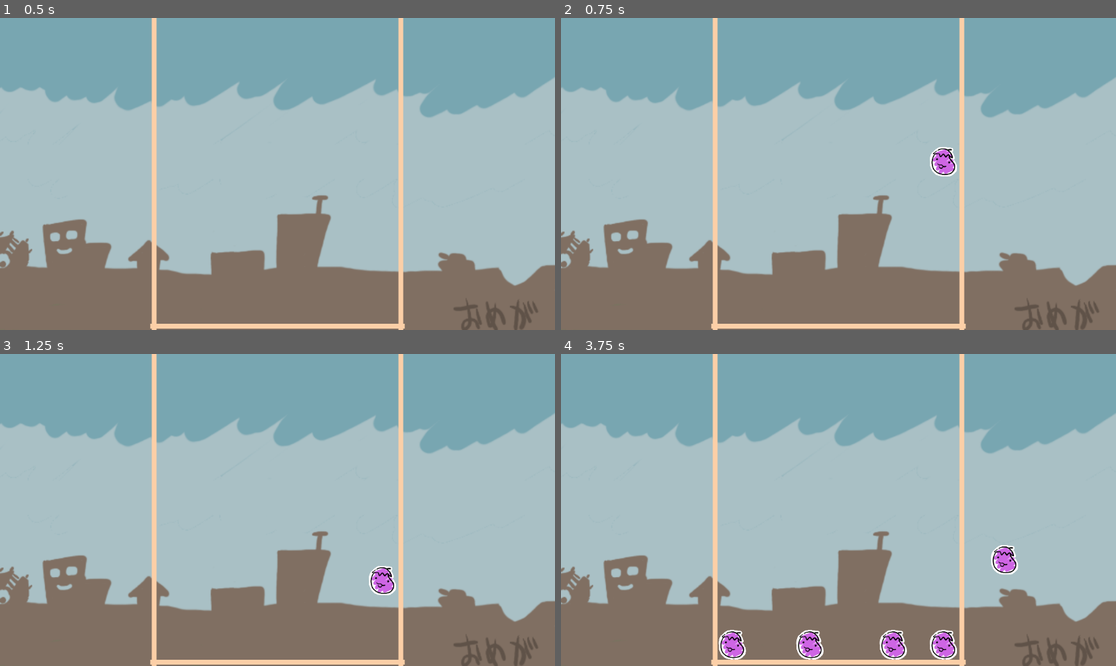
Above: before the commit, frames 1-4 (two rows, left to right).
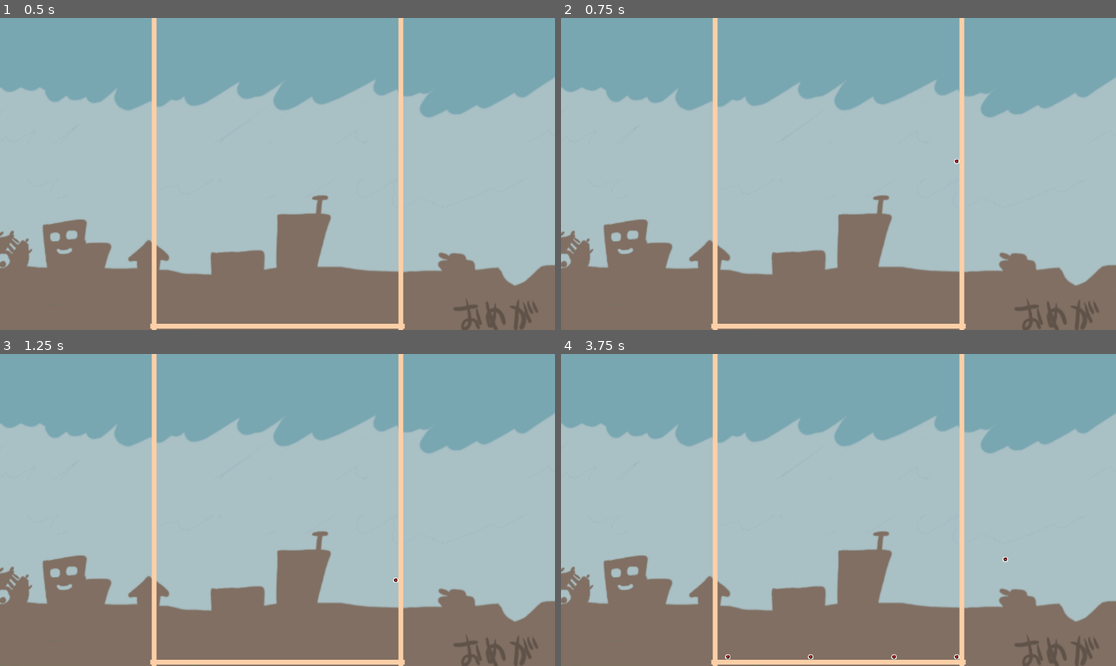
Above: after the commit, the same moments.

Repository: syun77/gd_suikagame
Game: Godot game, scene res://Main.tscn
Same seed, same stepped clock (60 frames per second), same inputs: the game is played once before the commit and once after it.
Inputs (mouse positions are in pixels of both pictures, inside the frame that each line leads up to):
- Up to frame 1 (0.5 s): no input
- Up to frame 2 (0.75 s): tap Enter at 0.5 s; move the mouse to (960, 158) at 0.52 s; click (960, 158) at 0.6 s
- Up to frame 3 (1.25 s): no input
- Up to frame 4 (3.75 s): move the mouse to (727, 525) at 1.27 s; click (727, 525) at 1.35 s; move the mouse to (894, 441) at 2.02 s; click (894, 441) at 2.1 s; move the mouse to (810, 572) at 2.77 s; click (810, 572) at 2.85 s; move the mouse to (1005, 556) at 3.52 s; click (1005, 556) at 3.6 s

Frame 1 is identical in both runs. In frame 2, 0.4% of the frame differs, in the area x 66-72%, y 41-51%; in frame 3, 0.4%; in frame 4, 1.9%, in the area x 28-83%, y 61-98%.

Commit message:
フルーツの合体をひとまず実装

Diff:
--- a/gd_suikagame/Fruit.gd
+++ /dev/null
@@ -1,47 +0,0 @@
-extends RigidBody2D
-# -----------------------------------------------
-# フルーツオブジェクト.
-# -----------------------------------------------
-class_name Fruit
-
-# -----------------------------------------------
-# const.
-# -----------------------------------------------
-const TIMER_HIT = 0.5 # ヒット時の点滅時間.
-
-# -----------------------------------------------
-# onready.
-# -----------------------------------------------
-@onready var _spr = $Sprite
-
-# -----------------------------------------------
-# var.
-# -----------------------------------------------
-var _hit_timer = 0.0 # 衝突タイマー.
-
-# -----------------------------------------------
-# private functions.
-# -----------------------------------------------
-## 開始.
-func _ready() -> void:
-	pass
-
-## 更新.
-func _physics_process(delta: float) -> void:
-	_spr.modulate = Color.WHITE
-	if _hit_timer > 0:
-		# ヒット点滅.
-		var rate = 1 - (_hit_timer / TIMER_HIT)
-		_hit_timer -= delta
-		var color = Color.RED
-		_spr.modulate = color.lerp(Color.WHITE, rate)
-
-# -----------------------------------------------
-# signal.
-# -----------------------------------------------
-
-## 他の剛体と衝突した.
-func _on_body_entered(body: Node) -> void:
-	if body is Fruit:
-		# フルーツとヒットした.
-		_hit_timer = TIMER_HIT
--- a/gd_suikagame/Main.gd
+++ b/gd_suikagame/Main.gd
@@ -1,9 +1,12 @@
 extends Node2D
+# ===============================================
+# メインシーン.
+# ===============================================
 
 # -----------------------------------------------
 # const.
 # -----------------------------------------------
-const FRUIT_OBJ = preload("res://Fruit.tscn")
+const FRUIT_OBJ = preload("res://src/fruit/Fruit.tscn")
 
 # -----------------------------------------------
 # onready.
@@ -13,9 +16,18 @@
 # -----------------------------------------------
 # private function.
 # -----------------------------------------------
+## 開始.
+func _ready() -> void:
+	var layers = {
+		"fruit": _fruit_layer,
+	}
+	# セットアップ.
+	Common.setup(layers)
+
 ## 更新.
 func _process(delta: float) -> void:
 	if Input.is_action_just_pressed("click"):
-		var fruit = FRUIT_OBJ.instantiate()
+		#var fruit = FRUIT_OBJ.instantiate()
+		var fruit = Common.create_fruit(Fruit.eFruit.BULLET)
 		fruit.position = get_global_mouse_position()
 		_fruit_layer.add_child(fruit)
--- a/gd_suikagame/Main.tscn
+++ b/gd_suikagame/Main.tscn
@@ -1,8 +1,8 @@
 [gd_scene load_steps=4 format=3 uid="uid://ma78kqfw7f7"]
 
-[ext_resource type="PackedScene" uid="uid://bl0fa1266u1ui" path="res://Wall.tscn" id="1_oijm6"]
+[ext_resource type="PackedScene" uid="uid://bl0fa1266u1ui" path="res://src/Wall.tscn" id="1_oijm6"]
 [ext_resource type="Script" path="res://Main.gd" id="1_pv48b"]
-[ext_resource type="Texture2D" uid="uid://dxslapi3n2boa" path="res://assets/images/bg.png" id="2_k5l3r"]
+[ext_resource type="Texture2D" uid="uid://86dds1ju85p4" path="res://assets/images/bg.png" id="2_k5l3r"]
 
 [node name="Main" type="Node2D"]
 script = ExtResource("1_pv48b")
--- a/gd_suikagame/project.godot
+++ b/gd_suikagame/project.godot
@@ -15,6 +15,10 @@
 config/features=PackedStringArray("4.1", "Forward Plus")
 config/icon="res://icon.svg"
 
+[autoload]
+
+Common="*res://src/common/Common.gd"
+
 [display]
 
 window/dpi/allow_hidpi=false
--- /dev/null
+++ b/gd_suikagame/src/common/Common.gd
@@ -0,0 +1,23 @@
+extends Node
+# ===============================================
+# 共通スクリプト.
+# ===============================================
+
+var _layers = {}
+
+## セットアップ.
+func setup(layers) -> void:
+	_layers = layers
+
+## レイヤーの取得.
+func get_layer(layer_name:String) -> CanvasLayer:
+	return _layers[layer_name]
+
+## フルーツの生成.
+func create_fruit(id:Fruit.eFruit) -> Fruit:
+	# シーンを読み込む.
+	var tscn = load(Fruit.TSCN_TBL[id])
+	var fruit = tscn.instantiate()
+	var layer = get_layer("fruit")
+	layer.add_child(fruit)
+	return fruit
--- /dev/null
+++ b/gd_suikagame/src/fruit/Fruit.gd
@@ -0,0 +1,107 @@
+extends RigidBody2D
+# ===============================================
+# フルーツオブジェクト.
+# ===============================================
+class_name Fruit
+
+# -----------------------------------------------
+# const.
+# -----------------------------------------------
+const TIMER_HIT = 0.5 # ヒット時の点滅時間.
+
+## フルーツの種類.
+## このIDの並び＝進化テーブル
+enum eFruit {
+	BULLET, # 0:敵弾.
+	CARROT, # 1:人参.
+	RADISH, # 2:大根.
+	POCKY, # 3:ポッキー.
+	BANANA, # 4:バナナ.
+	NASU, # 5:なす.
+	TAKO, # 6:たこ焼き.
+	NYA, # 7:えぐぜりにゃ〜.
+	FIVE_BOX, # 8:5箱.
+	MILK, # 9:牛乳.
+	PUDDING, # 10:プリン.
+	XBOX, # 11:XBox.
+}
+
+## シーンテーブル.
+const TSCN_TBL = [
+	"res://src/fruit/FruitBullet.tscn",
+	"res://src/fruit/FruitCarrot.tscn",
+	"res://src/fruit/FruitRadish.tscn",
+	"res://src/fruit/FruitPocky.tscn",
+	"res://src/fruit/FruitBanana.tscn",
+	"res://src/fruit/FruitNasu.tscn",
+	"res://src/fruit/FruitTako.tscn",
+	"res://src/fruit/FruitNya.tscn",
+	"res://src/fruit/Fruit5Box.tscn",
+	"res://src/fruit/FruitMilk.tscn",
+	"res://src/fruit/FruitPudding.tscn",
+	"res://src/fruit/FruitXBox.tscn",
+]
+
+# -----------------------------------------------
+# export.
+# -----------------------------------------------
+## フルーツID.
+@export var id:eFruit
+
+# -----------------------------------------------
+# onready.
+# -----------------------------------------------
+@onready var _spr = $Sprite
+
+# -----------------------------------------------
+# var.
+# -----------------------------------------------
+var _hit_timer = 0.0 # 衝突タイマー.
+
+# -----------------------------------------------
+# private functions.
+# -----------------------------------------------
+## 開始.
+func _ready() -> void:
+	pass
+
+## 更新.
+func _physics_process(delta: float) -> void:
+	_spr.modulate = Color.WHITE
+	if _hit_timer > 0:
+		# ヒット点滅.
+		var rate = 1 - (_hit_timer / TIMER_HIT)
+		_hit_timer -= delta
+		var color = Color.RED
+		_spr.modulate = color.lerp(Color.WHITE, rate)
+
+# -----------------------------------------------
+# signal.
+# -----------------------------------------------
+
+## 他の剛体と衝突した.
+func _on_body_entered(body: Node) -> void:
+	if not body is Fruit:
+		return # フルーツでない
+	if self.is_queued_for_deletion():
+		return # すでに破棄要求されている.
+	if body.is_queued_for_deletion():
+		return # すでに破棄要求されている.
+
+	# フルーツとヒットした.
+	var other = body as Fruit
+	_hit_timer = TIMER_HIT
+	if id != other.id:
+		return # 一致していない.
+
+	# IDが一致していたら合成可能.
+	if id < eFruit.XBOX:
+		# とりあえず中間地点にフルーツを生成する.
+		var pos = (position + other.position)/2
+		var fruit = Common.create_fruit(id+1)
+		fruit.position = pos
+	else:
+		# XBox同士は消滅する
+		pass
+	queue_free()
+	other.queue_free()
--- a/gd_suikagame/Fruit.tscn
+++ b/gd_suikagame/src/fruit/Fruit.tscn
@@ -1,7 +1,7 @@
 [gd_scene load_steps=4 format=3 uid="uid://bskuhvhxv4pv7"]
 
-[ext_resource type="Texture2D" uid="uid://b4qilrche26ld" path="res://assets/images/nasu.png" id="1_06qqo"]
-[ext_resource type="Script" path="res://Fruit.gd" id="1_ucx5n"]
+[ext_resource type="Script" path="res://src/fruit/Fruit.gd" id="1_h3ydh"]
+[ext_resource type="Texture2D" uid="uid://bfdplg1uei8ql" path="res://assets/images/fruits/nasu.png" id="2_70vi4"]
 
 [sub_resource type="CircleShape2D" id="CircleShape2D_3b2j8"]
 radius = 32.0
@@ -9,11 +9,11 @@
 [node name="Fruit" type="RigidBody2D"]
 max_contacts_reported = 8
 contact_monitor = true
-script = ExtResource("1_ucx5n")
+script = ExtResource("1_h3ydh")
 
 [node name="Sprite" type="Sprite2D" parent="."]
 scale = Vector2(0.5, 0.5)
-texture = ExtResource("1_06qqo")
+texture = ExtResource("2_70vi4")
 
 [node name="CollisionShape2D" type="CollisionShape2D" parent="."]
 shape = SubResource("CircleShape2D_3b2j8")
--- /dev/null
+++ b/gd_suikagame/src/fruit/Fruit5Box.tscn
@@ -0,0 +1,22 @@
+[gd_scene load_steps=4 format=3 uid="uid://ksai0e8thobl"]
+
+[ext_resource type="Script" path="res://src/fruit/Fruit.gd" id="1_b7tp2"]
+[ext_resource type="Texture2D" uid="uid://bx1r7gcf7ti4u" path="res://assets/images/fruits/5box.png" id="2_pkr20"]
+
+[sub_resource type="RectangleShape2D" id="RectangleShape2D_r6328"]
+size = Vector2(54, 54)
+
+[node name="Fruit5Box" type="RigidBody2D"]
+max_contacts_reported = 8
+contact_monitor = true
+script = ExtResource("1_b7tp2")
+id = 8
+
+[node name="Sprite" type="Sprite2D" parent="."]
+scale = Vector2(0.5, 0.5)
+texture = ExtResource("2_pkr20")
+
+[node name="CollisionShape2D" type="CollisionShape2D" parent="."]
+shape = SubResource("RectangleShape2D_r6328")
+
+[connection signal="body_entered" from="." to="." method="_on_body_entered"]
--- /dev/null
+++ b/gd_suikagame/src/fruit/FruitBanana.tscn
@@ -0,0 +1,22 @@
+[gd_scene load_steps=4 format=3 uid="uid://be8ehvbv7s3xb"]
+
+[ext_resource type="Script" path="res://src/fruit/Fruit.gd" id="1_rdyu0"]
+[ext_resource type="Texture2D" uid="uid://bpep1q5ku1bwi" path="res://assets/images/fruits/banana.png" id="2_atagq"]
+
+[sub_resource type="CircleShape2D" id="CircleShape2D_3b2j8"]
+radius = 17.0294
+
+[node name="FruitBanana" type="RigidBody2D"]
+max_contacts_reported = 8
+contact_monitor = true
+script = ExtResource("1_rdyu0")
+id = 4
+
+[node name="Sprite" type="Sprite2D" parent="."]
+scale = Vector2(0.5, 0.5)
+texture = ExtResource("2_atagq")
+
+[node name="CollisionShape2D" type="CollisionShape2D" parent="."]
+shape = SubResource("CircleShape2D_3b2j8")
+
+[connection signal="body_entered" from="." to="." method="_on_body_entered"]
--- /dev/null
+++ b/gd_suikagame/src/fruit/FruitBullet.tscn
@@ -0,0 +1,21 @@
+[gd_scene load_steps=4 format=3 uid="uid://dd0bu3pmka3mx"]
+
+[ext_resource type="Script" path="res://src/fruit/Fruit.gd" id="1_upppv"]
+[ext_resource type="Texture2D" uid="uid://b6tj3wl1dsj17" path="res://assets/images/fruits/bullet.png" id="2_xjk3l"]
+
+[sub_resource type="CircleShape2D" id="CircleShape2D_3b2j8"]
+radius = 6.0
+
+[node name="FruitBullet" type="RigidBody2D"]
+max_contacts_reported = 8
+contact_monitor = true
+script = ExtResource("1_upppv")
+
+[node name="Sprite" type="Sprite2D" parent="."]
+scale = Vector2(0.5, 0.5)
+texture = ExtResource("2_xjk3l")
+
+[node name="CollisionShape2D" type="CollisionShape2D" parent="."]
+shape = SubResource("CircleShape2D_3b2j8")
+
+[connection signal="body_entered" from="." to="." method="_on_body_entered"]
--- /dev/null
+++ b/gd_suikagame/src/fruit/FruitCarrot.tscn
@@ -0,0 +1,24 @@
+[gd_scene load_steps=4 format=3 uid="uid://bn7yohjny6sls"]
+
+[ext_resource type="Script" path="res://src/fruit/Fruit.gd" id="1_qjssp"]
+[ext_resource type="Texture2D" uid="uid://cjcltm7fhf6mu" path="res://assets/images/fruits/carrot.png" id="2_kw7lc"]
+
+[sub_resource type="CapsuleShape2D" id="CapsuleShape2D_7xkwk"]
+radius = 16.0
+height = 52.0
+
+[node name="FruitCarrot" type="RigidBody2D"]
+max_contacts_reported = 8
+contact_monitor = true
+script = ExtResource("1_qjssp")
+id = 1
+
+[node name="Sprite" type="Sprite2D" parent="."]
+scale = Vector2(0.5, 0.5)
+texture = ExtResource("2_kw7lc")
+
+[node name="CollisionShape2D" type="CollisionShape2D" parent="."]
+rotation = 1.5708
+shape = SubResource("CapsuleShape2D_7xkwk")
+
+[connection signal="body_entered" from="." to="." method="_on_body_entered"]
--- /dev/null
+++ b/gd_suikagame/src/fruit/FruitMilk.tscn
@@ -0,0 +1,22 @@
+[gd_scene load_steps=4 format=3 uid="uid://dchwuiaxvignh"]
+
+[ext_resource type="Script" path="res://src/fruit/Fruit.gd" id="1_sda2o"]
+[ext_resource type="Texture2D" uid="uid://cc1fupgn2nkqp" path="res://assets/images/fruits/milk.png" id="2_823wr"]
+
+[sub_resource type="CircleShape2D" id="CircleShape2D_1xvjs"]
+radius = 60.0083
+
+[node name="FruitMilk" type="RigidBody2D"]
+max_contacts_reported = 8
+contact_monitor = true
+script = ExtResource("1_sda2o")
+id = 9
+
+[node name="Sprite" type="Sprite2D" parent="."]
+scale = Vector2(0.5, 0.5)
+texture = ExtResource("2_823wr")
+
+[node name="CollisionShape2D" type="CollisionShape2D" parent="."]
+shape = SubResource("CircleShape2D_1xvjs")
+
+[connection signal="body_entered" from="." to="." method="_on_body_entered"]
--- /dev/null
+++ b/gd_suikagame/src/fruit/FruitNasu.tscn
@@ -0,0 +1,22 @@
+[gd_scene load_steps=4 format=3 uid="uid://0nkvo1aeb7r3"]
+
+[ext_resource type="Script" path="res://src/fruit/Fruit.gd" id="1_7t4nl"]
+[ext_resource type="Texture2D" uid="uid://bfdplg1uei8ql" path="res://assets/images/fruits/nasu.png" id="2_26aa7"]
+
+[sub_resource type="CircleShape2D" id="CircleShape2D_3b2j8"]
+radius = 32.0
+
+[node name="FruitNasu" type="RigidBody2D"]
+max_contacts_reported = 8
+contact_monitor = true
+script = ExtResource("1_7t4nl")
+id = 5
+
+[node name="Sprite" type="Sprite2D" parent="."]
+scale = Vector2(0.5, 0.5)
+texture = ExtResource("2_26aa7")
+
+[node name="CollisionShape2D" type="CollisionShape2D" parent="."]
+shape = SubResource("CircleShape2D_3b2j8")
+
+[connection signal="body_entered" from="." to="." method="_on_body_entered"]
--- /dev/null
+++ b/gd_suikagame/src/fruit/FruitNya.tscn
@@ -0,0 +1,24 @@
+[gd_scene load_steps=4 format=3 uid="uid://cb2dc3gv34pva"]
+
+[ext_resource type="Script" path="res://src/fruit/Fruit.gd" id="1_dvtfy"]
+[ext_resource type="Texture2D" uid="uid://3xyotjnmkxlo" path="res://assets/images/fruits/nya.png" id="2_3gvfp"]
+
+[sub_resource type="CapsuleShape2D" id="CapsuleShape2D_uvqbf"]
+radius = 20.0
+height = 61.0333
+
+[node name="FruitNya" type="RigidBody2D"]
+max_contacts_reported = 8
+contact_monitor = true
+script = ExtResource("1_dvtfy")
+id = 7
+
+[node name="Sprite" type="Sprite2D" parent="."]
+scale = Vector2(0.5, 0.5)
+texture = ExtResource("2_3gvfp")
+
+[node name="CollisionShape2D" type="CollisionShape2D" parent="."]
+rotation = 0.523599
+shape = SubResource("CapsuleShape2D_uvqbf")
+
+[connection signal="body_entered" from="." to="." method="_on_body_entered"]
--- /dev/null
+++ b/gd_suikagame/src/fruit/FruitPocky.tscn
@@ -0,0 +1,23 @@
+[gd_scene load_steps=4 format=3 uid="uid://dbfut4uionqxh"]
+
+[ext_resource type="Script" path="res://src/fruit/Fruit.gd" id="1_rfcjv"]
+[ext_resource type="Texture2D" uid="uid://buyynkysxlr6j" path="res://assets/images/fruits/pocky.png" id="2_iv2hb"]
+
+[sub_resource type="CapsuleShape2D" id="CapsuleShape2D_wh0o6"]
+height = 60.0
+
+[node name="FruitPocky" type="RigidBody2D"]
+max_contacts_reported = 8
+contact_monitor = true
+script = ExtResource("1_rfcjv")
+id = 3
+
+[node name="Sprite" type="Sprite2D" parent="."]
+scale = Vector2(0.5, 0.5)
+texture = ExtResource("2_iv2hb")
+
+[node name="CollisionShape2D" type="CollisionShape2D" parent="."]
+rotation = 1.5708
+shape = SubResource("CapsuleShape2D_wh0o6")
+
+[connection signal="body_entered" from="." to="." method="_on_body_entered"]
--- /dev/null
+++ b/gd_suikagame/src/fruit/FruitPudding.tscn
@@ -0,0 +1,22 @@
+[gd_scene load_steps=4 format=3 uid="uid://cbs04pbvj43fi"]
+
+[ext_resource type="Script" path="res://src/fruit/Fruit.gd" id="1_4j4ui"]
+[ext_resource type="Texture2D" uid="uid://bq2b3hbbrenat" path="res://assets/images/fruits/pudding.png" id="2_4v7s4"]
+
+[sub_resource type="CircleShape2D" id="CircleShape2D_3b2j8"]
+radius = 53.0094
+
+[node name="FruitPudding" type="RigidBody2D"]
+max_contacts_reported = 8
+contact_monitor = true
+script = ExtResource("1_4j4ui")
+id = 10
+
+[node name="Sprite" type="Sprite2D" parent="."]
+scale = Vector2(0.5, 0.5)
+texture = ExtResource("2_4v7s4")
+
+[node name="CollisionShape2D" type="CollisionShape2D" parent="."]
+shape = SubResource("CircleShape2D_3b2j8")
+
+[connection signal="body_entered" from="." to="." method="_on_body_entered"]
--- /dev/null
+++ b/gd_suikagame/src/fruit/FruitRadish.tscn
@@ -0,0 +1,24 @@
+[gd_scene load_steps=4 format=3 uid="uid://bcbb1hltbq3y7"]
+
+[ext_resource type="Script" path="res://src/fruit/Fruit.gd" id="1_s3d1b"]
+[ext_resource type="Texture2D" uid="uid://cj31wsul4equs" path="res://assets/images/fruits/radish.png" id="2_b6ycd"]
+
+[sub_resource type="CapsuleShape2D" id="CapsuleShape2D_t0vof"]
+radius = 16.0
+height = 58.0
+
+[node name="FruitRadish" type="RigidBody2D"]
+max_contacts_reported = 8
+contact_monitor = true
+script = ExtResource("1_s3d1b")
+id = 2
+
+[node name="Sprite" type="Sprite2D" parent="."]
+scale = Vector2(0.5, 0.5)
+texture = ExtResource("2_b6ycd")
+
+[node name="CollisionShape2D" type="CollisionShape2D" parent="."]
+rotation = 1.5708
+shape = SubResource("CapsuleShape2D_t0vof")
+
+[connection signal="body_entered" from="." to="." method="_on_body_entered"]
--- /dev/null
+++ b/gd_suikagame/src/fruit/FruitTako.tscn
@@ -0,0 +1,22 @@
+[gd_scene load_steps=4 format=3 uid="uid://dlqe36dfrp6hg"]
+
+[ext_resource type="Script" path="res://src/fruit/Fruit.gd" id="1_jd8cs"]
+[ext_resource type="Texture2D" uid="uid://bg47kuj4r3tlp" path="res://assets/images/fruits/tako.png" id="2_0pk68"]
+
+[sub_resource type="CircleShape2D" id="CircleShape2D_3b2j8"]
+radius = 32.0
+
+[node name="FruitTako" type="RigidBody2D"]
+max_contacts_reported = 8
+contact_monitor = true
+script = ExtResource("1_jd8cs")
+id = 6
+
+[node name="Sprite" type="Sprite2D" parent="."]
+scale = Vector2(0.5, 0.5)
+texture = ExtResource("2_0pk68")
+
+[node name="CollisionShape2D" type="CollisionShape2D" parent="."]
+shape = SubResource("CircleShape2D_3b2j8")
+
+[connection signal="body_entered" from="." to="." method="_on_body_entered"]
--- /dev/null
+++ b/gd_suikagame/src/fruit/FruitXBox.tscn
@@ -0,0 +1,22 @@
+[gd_scene load_steps=4 format=3 uid="uid://cfuwywq2fl0ui"]
+
+[ext_resource type="Script" path="res://src/fruit/Fruit.gd" id="1_tvba5"]
+[ext_resource type="Texture2D" uid="uid://chjq868at706u" path="res://assets/images/fruits/xbox.png" id="2_qo13w"]
+
+[sub_resource type="CircleShape2D" id="CircleShape2D_3b2j8"]
+radius = 60.0333
+
+[node name="FruitXBox" type="RigidBody2D"]
+max_contacts_reported = 8
+contact_monitor = true
+script = ExtResource("1_tvba5")
+id = 11
+
+[node name="Sprite" type="Sprite2D" parent="."]
+scale = Vector2(0.5, 0.5)
+texture = ExtResource("2_qo13w")
+
+[node name="CollisionShape2D" type="CollisionShape2D" parent="."]
+shape = SubResource("CircleShape2D_3b2j8")
+
+[connection signal="body_entered" from="." to="." method="_on_body_entered"]
Renamed: gd_suikagame/assets/images/5box.png -> gd_suikagame/assets/images/fruits/5box.png
Renamed: gd_suikagame/assets/images/banana.png -> gd_suikagame/assets/images/fruits/banana.png
Binary file added: gd_suikagame/assets/images/fruits/bullet.png
Renamed: gd_suikagame/assets/images/carrot.png -> gd_suikagame/assets/images/fruits/carrot.png
Renamed: gd_suikagame/assets/images/milk.png -> gd_suikagame/assets/images/fruits/milk.png
Renamed: gd_suikagame/assets/images/nasu.png -> gd_suikagame/assets/images/fruits/nasu.png
Renamed: gd_suikagame/assets/images/nya.png -> gd_suikagame/assets/images/fruits/nya.png
Renamed: gd_suikagame/assets/images/pocky.png -> gd_suikagame/assets/images/fruits/pocky.png
Renamed: gd_suikagame/assets/images/pudding.png -> gd_suikagame/assets/images/fruits/pudding.png
Renamed: gd_suikagame/assets/images/radish.png -> gd_suikagame/assets/images/fruits/radish.png
Renamed: gd_suikagame/assets/images/tako.png -> gd_suikagame/assets/images/fruits/tako.png
Renamed: gd_suikagame/assets/images/xbox.png -> gd_suikagame/assets/images/fruits/xbox.png
(and 1 more such lines)
